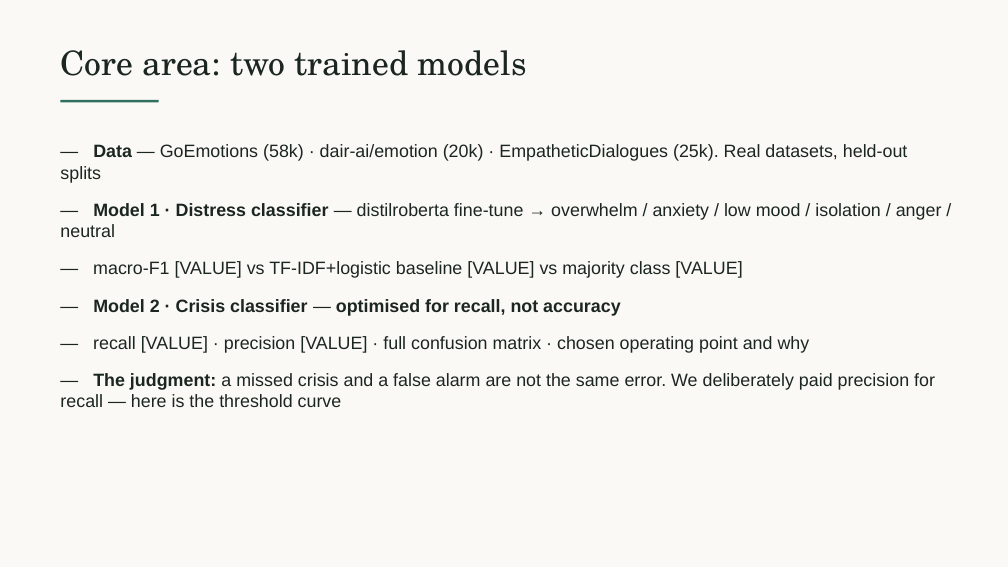
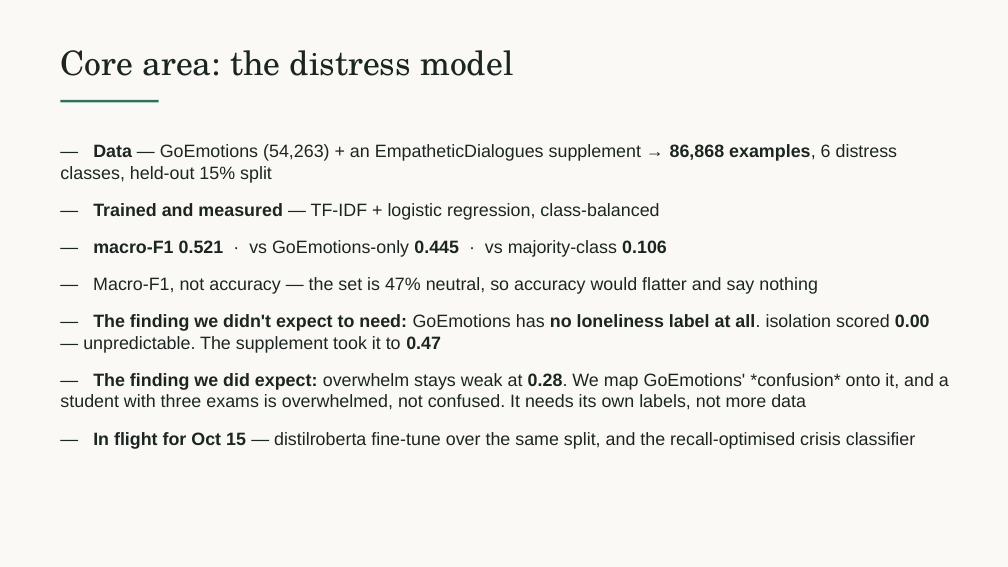
Before and after one commit to Chinonsocheq21/Zenai, a slide deck: slide 5 of presentations/ZenAI-Midterm-Oct15.pptx. Drawn at 1008x567 pixels with LibreOffice and Linux fonts; fonts in the diff are those of the drawing. Boxes give left, top, right and bottom in pixels: in the first picture for what was removed or moved away, otherwise in the second. Text is boxed around its words. In the diff, an @@ line names an element or a change of style, - is before the commit and + after.

```diff
--- a/presentations/ZenAI-Midterm-Oct15.pptx
+++ b/presentations/ZenAI-Midterm-Oct15.pptx
@@ text at (x1=60, y1=50, x2=513, y2=76): text changed @@
-Core area: two trained models
+Core area: the distress model
@@ text at (x1=60, y1=144, x2=949, y2=449): text changed @@
-— Data — GoEmotions (58k) · dair-ai/emotion (20k) · EmpatheticDialogues (25k). Real datasets, held-out splits
-— Model 1 · Distress classifier — distilroberta fine-tune → overwhelm / anxiety / low mood / isolation / anger / neutral
-— macro-F1 [VALUE] vs TF-IDF+logistic baseline [VALUE] vs majority class [VALUE]
-— Model 2 · Crisis classifier — optimised for recall, not accuracy
-— recall [VALUE] · precision [VALUE] · full confusion matrix · chosen operating point and why
-— The judgment: a missed crisis and a false alarm are not the same error. We deliberately paid precision for recall — here is the threshold curve
+— Data — GoEmotions (54,263) + an EmpatheticDialogues supplement → 86,868 examples, 6 distress classes, held-out 15% split
+— Trained and measured — TF-IDF + logistic regression, class-balanced
+— macro-F1 0.521 · vs GoEmotions-only 0.445 · vs majority-class 0.106
+— Macro-F1, not accuracy — the set is 47% neutral, so accuracy would flatter and say nothing
+— The finding we didn't expect to need: GoEmotions has no loneliness label at all. isolation scored 0.00 — unpredictable. The supplement took it to 0.47
+— The finding we did expect: overwhelm stays weak at 0.28. We map GoEmotions' *confusion* onto it, and a student with three exams is overwhelmed, not confused. It needs its own labels, not more data
+— In flight for Oct 15 — distilroberta fine-tune over the same split, and the recall-optimised crisis classifier
```
Also in this commit, not shown: 1 other slide changed, 1 slide added, 11 other files.
